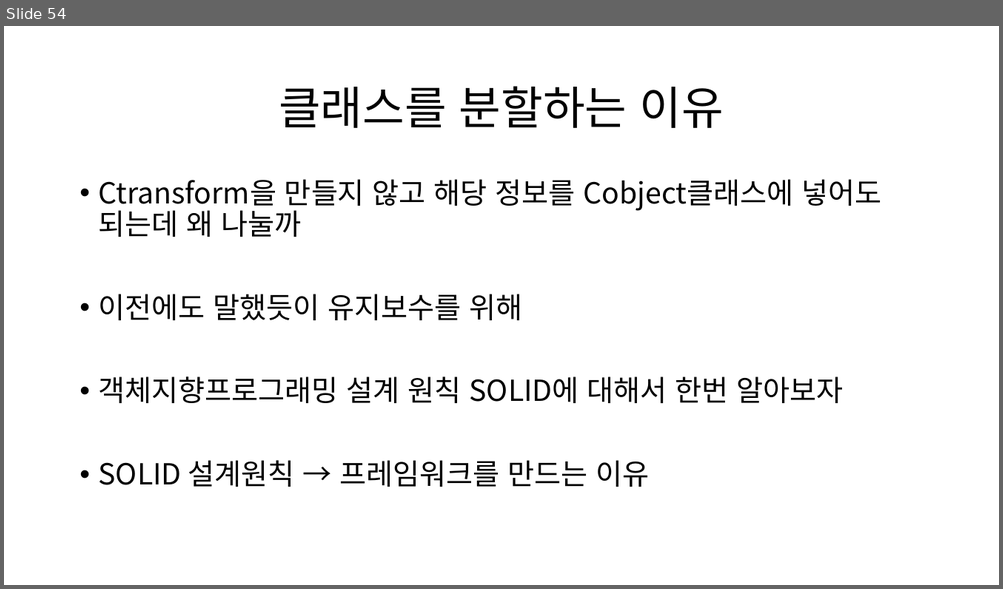
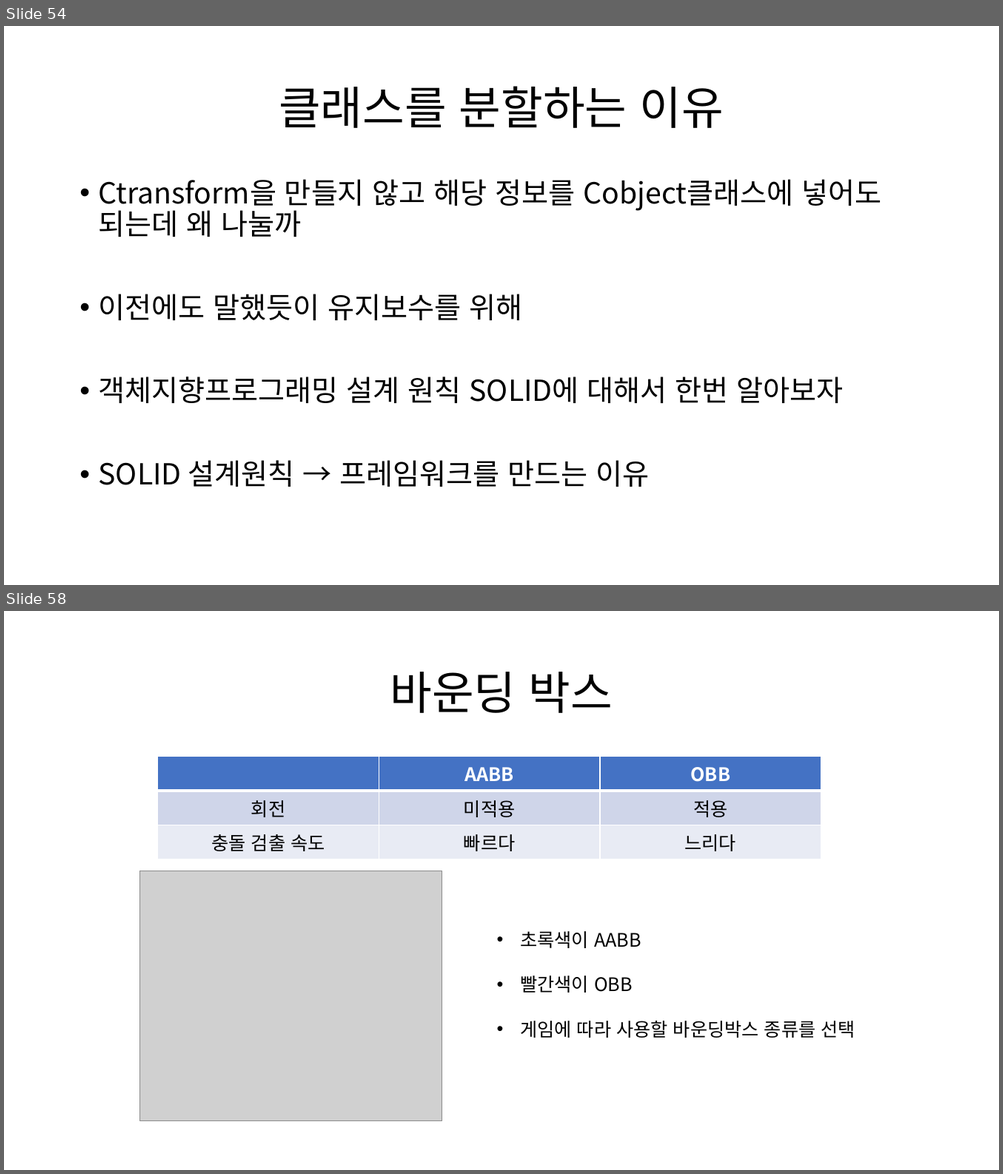
Before and after one commit to Kimseongtae9911/WarpOpenGL, a slide deck: 프레임워크.pptx. Shown one above the other, each under a label of ours: slide 54 before the commit, slides 54 and 58 after it; the slides between them are not shown. The pictures are 1003x589 and 1003x1174 pixels, drawn with LibreOffice and Linux fonts; fonts in the diff are those of the drawing; grey boxes stand for pictures. Boxes give left, top, right and bottom in pixels: in the first picture for what was removed or moved away, otherwise in the second. Text is boxed around its words. In the diff, an @@ line names an element or a change of style, - is before the commit and + after.

Commit message:
바운딩박스 띄우기 완료

```diff
--- a/프레임워크.pptx
+++ b/프레임워크.pptx
@@ slide 58 added at <box>4,611,999,1170</box>, background #FFFFFF @@
@@ title added at <box>390,672,612,713</box>, 44 pt, text #000000 @@
+바운딩 박스
@@ table added at <box>158,757,820,854</box>, 3 rows, 3 columns @@
+ | AABB | OBB
+회전 | 미적용 | 적용
+충돌 검출 속도 | 빠르다 | 느리다
@@ picture added at <box>140,871,442,1122</box> @@
@@ text added at <box>520,931,854,1038</box>, 18 pt, text #000000 @@
+• 초록색이 AABB
+• 빨간색이 OBB
+• 게임에 따라 사용할 바운딩박스 종류를 선택
```
Also in this commit, not shown: 17 other slides added, 19 other files.
